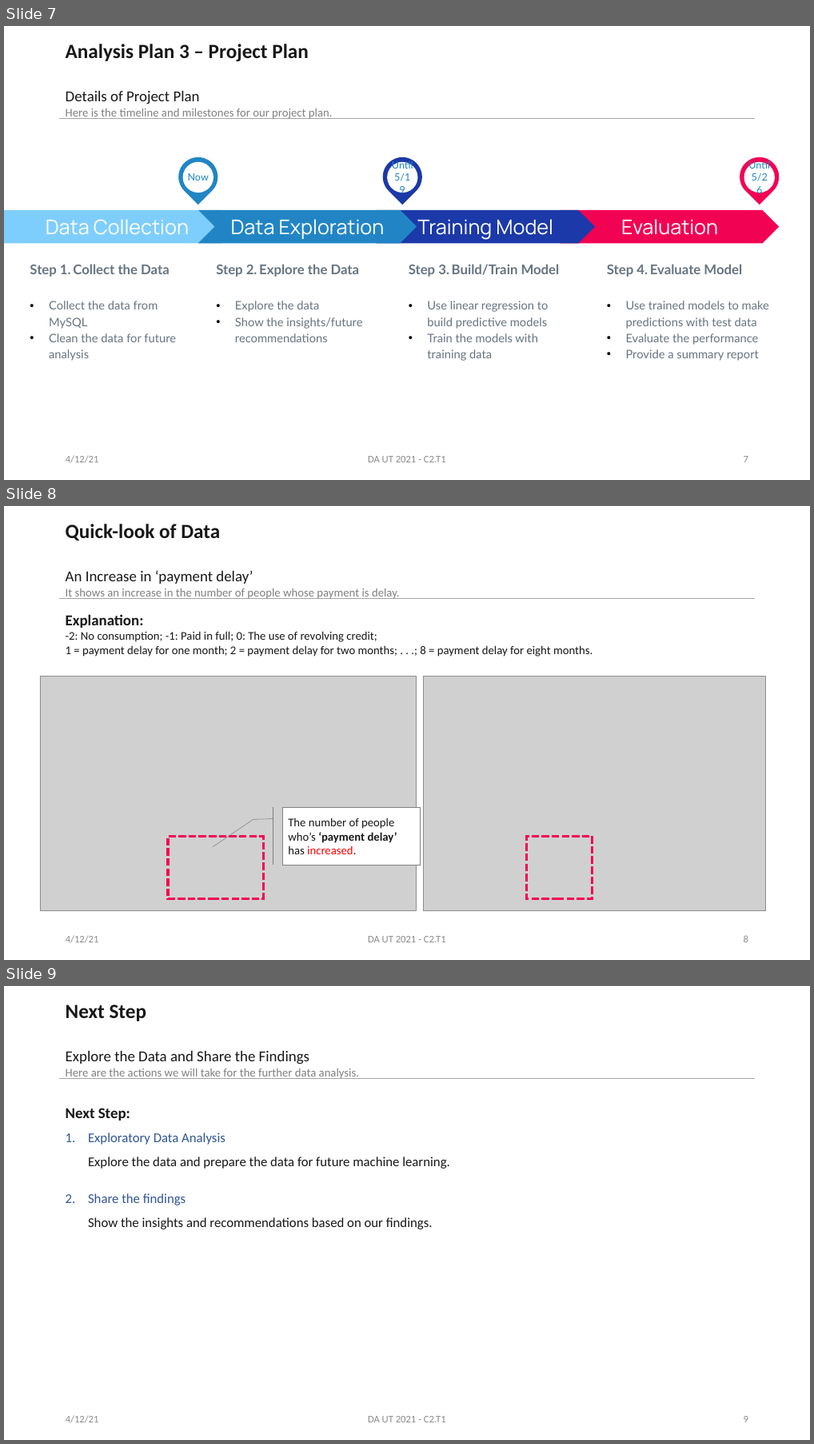
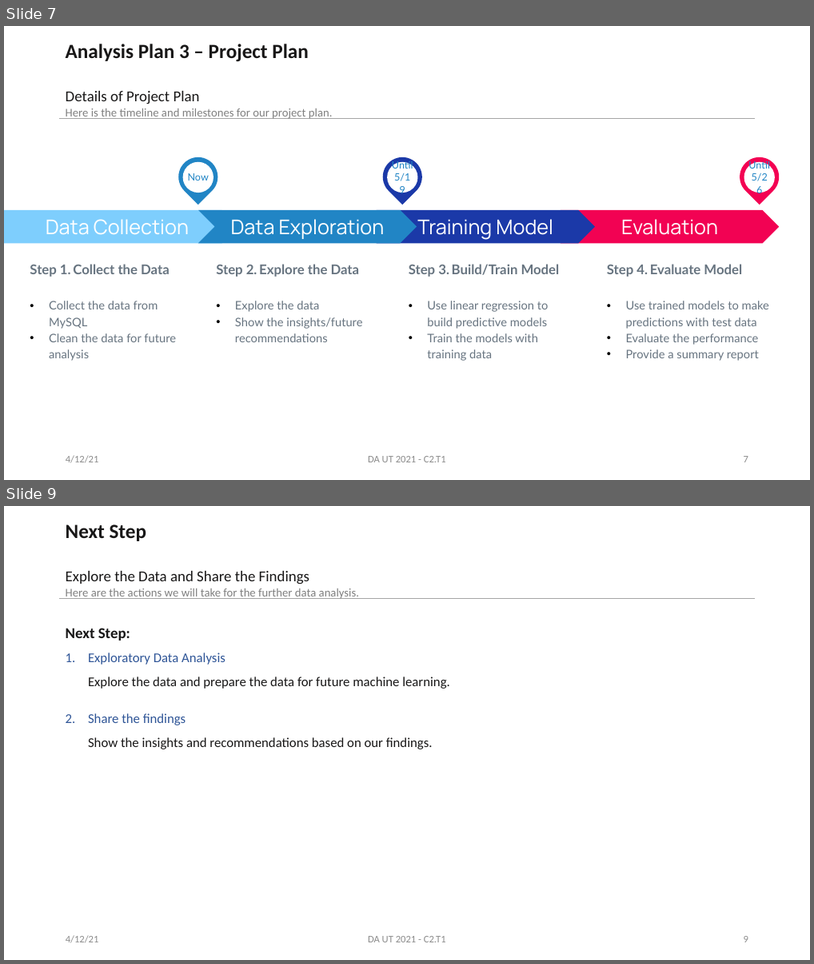
Before and after one commit to Sail0027/DA_UT_2021, a slide deck: C2/C2.T1_Data Science Framework Report.pptx. Shown one above the other, each under a label of ours: slides 7, 8 and 9 before the commit, slides 7 and 9 after it; the slides between them are not shown. The pictures are 814x1444 and 814x964 pixels, drawn with LibreOffice and Linux fonts; fonts in the diff are those of the drawing; grey boxes stand for pictures. Boxes give left, top, right and bottom in pixels: in the first picture for what was removed or moved away, otherwise in the second. Text is boxed around its words. In the diff, an @@ line names an element or a change of style, - is before the commit and + after.

```diff
--- a/C2/C2.T1_Data Science Framework Report.pptx
+++ b/C2/C2.T1_Data Science Framework Report.pptx
@@ slide 8 removed at (x1=4, y1=506, x2=810, y2=960), background #FFFFFF @@
@@ text removed at (x1=66, y1=524, x2=220, y2=541) @@
-Quick-look of Data
@@ text removed at (x1=66, y1=570, x2=400, y2=599) @@
-An Increase in ‘payment delay’
-It shows an increase in the number of people whose payment is delay.
@@ line removed from (60, 599) to (755, 599) @@
@@ text removed at (x1=66, y1=614, x2=593, y2=656) @@
-Explanation:
--2: No consumption; -1: Paid in full; 0: The use of revolving credit;
-1 = payment delay for one month; 2 = payment delay for two months; . . .; 8 = payment delay for eight months.
@@ picture removed at (x1=40, y1=676, x2=417, y2=910) @@
@@ picture removed at (x1=424, y1=676, x2=767, y2=910) @@
@@ accent border callout removed at (x1=282, y1=807, x2=420, y2=864) @@
-The number of people who’s ‘payment delay’ has increased.
@@ rectangle removed at (x1=168, y1=836, x2=263, y2=899) @@
@@ rectangle removed at (x1=526, y1=836, x2=593, y2=899) @@
@@ text removed at (x1=66, y1=935, x2=99, y2=943) @@
-4/12/21
@@ text removed at (x1=368, y1=936, x2=446, y2=942) @@
-DA UT 2021 - C2.T1
@@ page number removed at (x1=744, y1=935, x2=749, y2=942) @@
-8
```
Also in this commit, not shown: 1 slide added.
